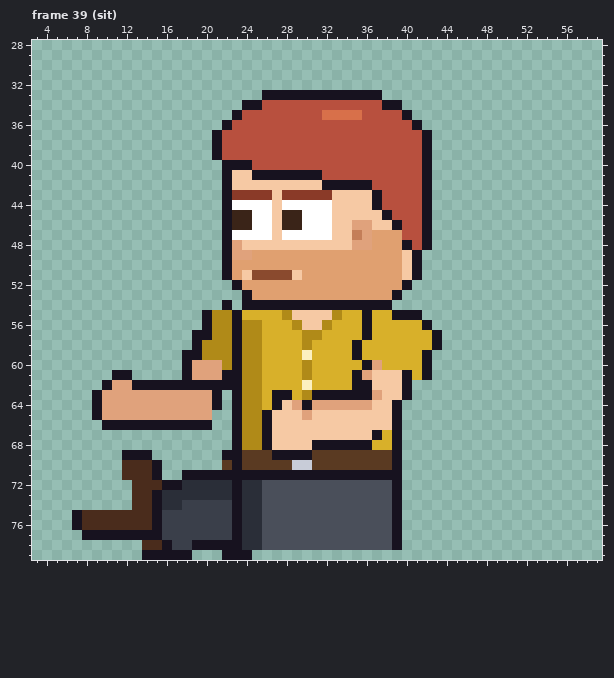
One commit to this pixel-art file: sprites/expo/expo_vendi_left_anim.aseprite. The first picture shows the starting point.
64x80 pixels, 85 frames. Colours within 5 levels of each other are drawn and written as one. Shown: frame 39 (sit): x 3..59, y 28..79. The commit also changed other frames, which this record leaves out.
And afterwards:
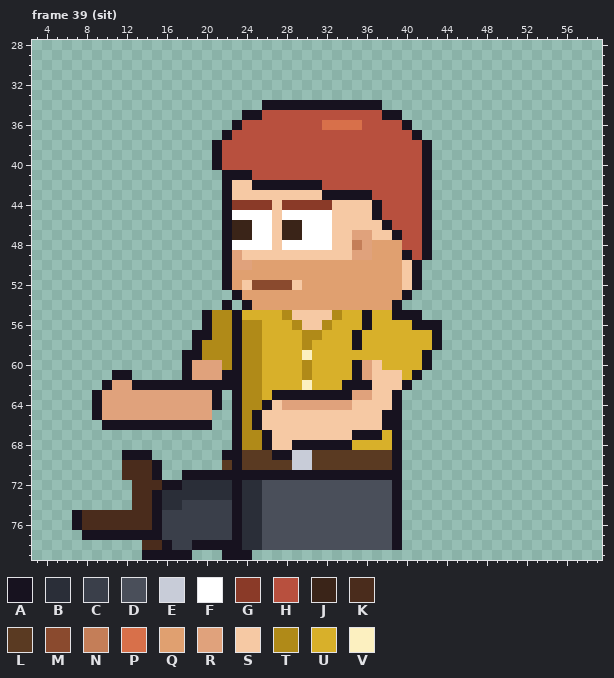
Palette (. is transparent): A #17121f  B #2a2e38  C #3a3f4a  D #4a4f5a  E #c8ccd8  F #ffffff  G #8a3a28  H #b8503e  J #3a2418  K #4a2c1c  L #5a3a22  M #8a4a2e  N #c47e58  P #d8704a  Q #e0a070  R #e0a27c  S #f6c9a4  T #b08a18  U #d8b02a  V #fcf0c0
Difference:
Frame 39 (sit):
The edit adds colour A in row 40 at x 21; in row 49 at x 42; in row 52 at x 22 and 41; in row 53 at x 23 and 40; in row 54 at x 39; in row 56 at x 43.
Colour G gives way to colour A in row 43 at x 32.
Colour H gives way to colour A in row 34 at x 26 to 37; in row 35 at x 24 to 25 and 38 to 39; in row 36 at x 23 and 40; in row 37 at x 22 and 41.
Colour Q gives way to colour A in row 47 at x 39.
Colour S gives way to colour A in row 41 at x 23 to 24; in row 42 at x 25 to 31; in row 43 at x 33 to 36; in row 45 at x 37; in row 46 at x 38; in row 49 at x 40.
Colour S gives way to colour A in row 63 at x 39; in rows 65 to 66 at x 38; in row 67 at x 35 to 36; in row 68 at x 29 to 30.
Colour T gives way to colour A in row 63 at x 30; in rows 65 to 66 at x 25.
Colour U gives way to colour A in row 56 at x 41; in row 57 at x 35; in row 60 at x 35; in row 61 at x 41; in row 62 at x 34; in row 63 at x 29.
Colour U gives way to colour A in row 64 at x 26.
Colour A gives way to colour E in row 69 at x 29 to 30.
Colour J gives way to colour F in row 45 at x 23 to 24 and 28 to 29.
Colour R gives way to colour F in row 48 at x 23.
Colour S gives way to colour F in row 48 at x 24 to 26 and 28 to 32.
Colour F gives way to colour G in row 44 at x 23 to 26 and 28 to 32.
Colour A gives way to colour H in row 40 at x 22 to 24; in row 41 at x 25 to 31; in row 42 at x 32 to 36; in row 43 at x 37; in row 45 at x 38; in row 46 at x 39.
Colour A gives way to colour H in row 48 at x 40; in row 49 at x 41.
Colour P gives way to colour H in row 35 at x 32 to 35.
Colour F gives way to colour J in row 47 at x 23 to 24 and 28 to 29.
Colour Q gives way to colour M in row 52 at x 25 to 28.
Colour R gives way to colour N in row 48 at x 35.
Colour H gives way to colour P in row 36 at x 32 to 35.
Colour A gives way to colour Q in row 52 at x 23; in row 53 at x 24 and 39; in row 54 at x 25 to 38.
Colour M gives way to colour Q in row 51 at x 25 to 28.
Colour S gives way to colour Q in row 51 at x 24 and 29.
Colour A gives way to colour R in row 60 at x 36; in row 63 at x 35 to 36; in row 64 at x 30.
Colour N gives way to colour R in row 47 at x 35.
Colour Q gives way to colour R in row 49 at x 35 to 36; in row 50 at x 23 to 24.
Colour S gives way to colour R in row 64 at x 28.
Colour A gives way to colour S in row 52 at x 40; in row 64 at x 27; in rows 65 to 66 at x 26.
Colour G gives way to colour S in row 43 at x 23 to 26 and 28 to 31.
Colour Q gives way to colour S in row 47 at x 37 to 38; in row 49 at x 25 to 34; in row 52 at x 24 and 29.
Colour R gives way to colour S in row 46 at x 35 to 36; in row 49 at x 24; in row 60 at x 37; in row 63 at x 37; in row 64 at x 35 to 36; in row 65 at x 30.
Colour A gives way to colour U in row 57 at x 36; in row 59 at x 35; in row 61 at x 40; in row 68 at x 35 to 36.
The edit erases colour A in row 33 at x 26 to 37; in row 34 at x 24 to 25 and 38 to 39; in row 35 at x 23 and 40; in row 36 at x 22 and 41; in row 37 at x 21 and 42; in row 61 at x 42.
The edit erases colour A in row 63 at x 40.
Where, in picture pixels (left, top, right, bottom), the same in both pictures:
changed: (212, 90, 442, 460)
